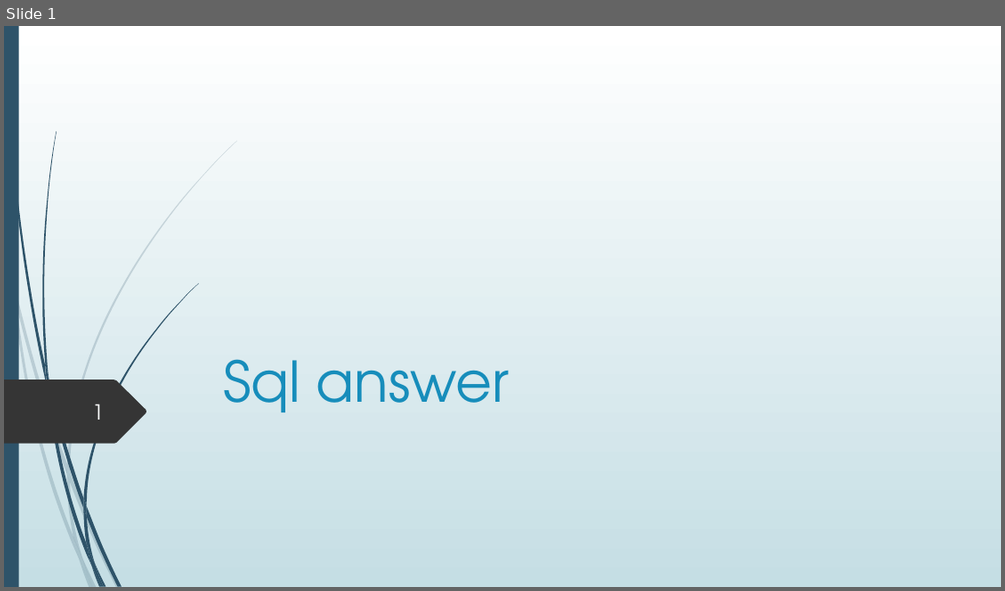
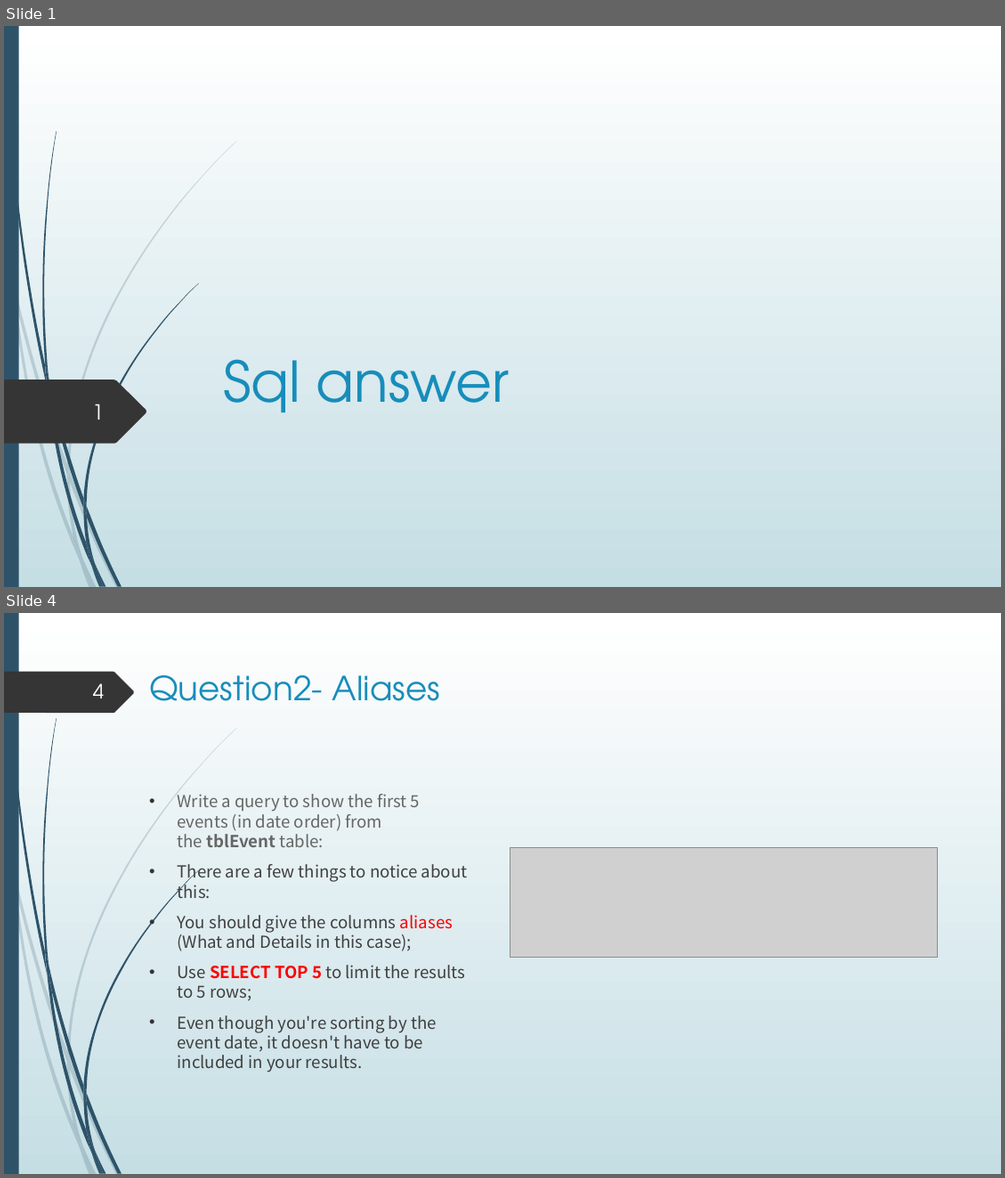
Before and after one commit to hsu0808/mssql-learning-2023-summer, a slide deck: sql answer.pptx. Shown one above the other, each under a label of ours: slide 1 before the commit, slides 1 and 4 after it; the slides between them are not shown. The pictures are 1005x591 and 1005x1178 pixels, drawn with LibreOffice and Linux fonts; fonts in the diff are those of the drawing; grey boxes stand for pictures. Boxes give left, top, right and bottom in pixels: in the first picture for what was removed or moved away, otherwise in the second. Text is boxed around its words. In the diff, an @@ line names an element or a change of style, - is before the commit and + after.

```diff
--- a/sql answer.pptx
+++ b/sql answer.pptx
@@ slide 4 added at (x1=4, y1=613, x2=1001, y2=1174), background gradient #FFFFFF to #C5DEE5; not listed: 23 template elements that a slide beside it also shows @@
@@ freeform shape added at (x1=4, y1=672, x2=134, y2=713), fill #353535 @@
@@ page number added at (x1=93, y1=683, x2=104, y2=698), 19 pt, text #FEFFFF @@
+4
@@ title added at (x1=149, y1=675, x2=440, y2=701), 32 pt, text #178DBB @@
+Question2- Aliases
@@ text added at (x1=178, y1=794, x2=468, y2=1072), 16 pt, text #404040 @@
+• Write a query to show the first 5 events (in date order) from the tblEvent table:
+• There are a few things to notice about this:
+• You should give the columns aliases (What and Details in this case);
+• Use SELECT TOP 5 to limit the results to 5 rows;
+• Even though you're sorting by the event date, it doesn't have to be included in your results.
@@ picture added at (x1=510, y1=848, x2=938, y2=957) @@
```
Also in this commit, not shown: 2 slides changed, 1 other slide added.
